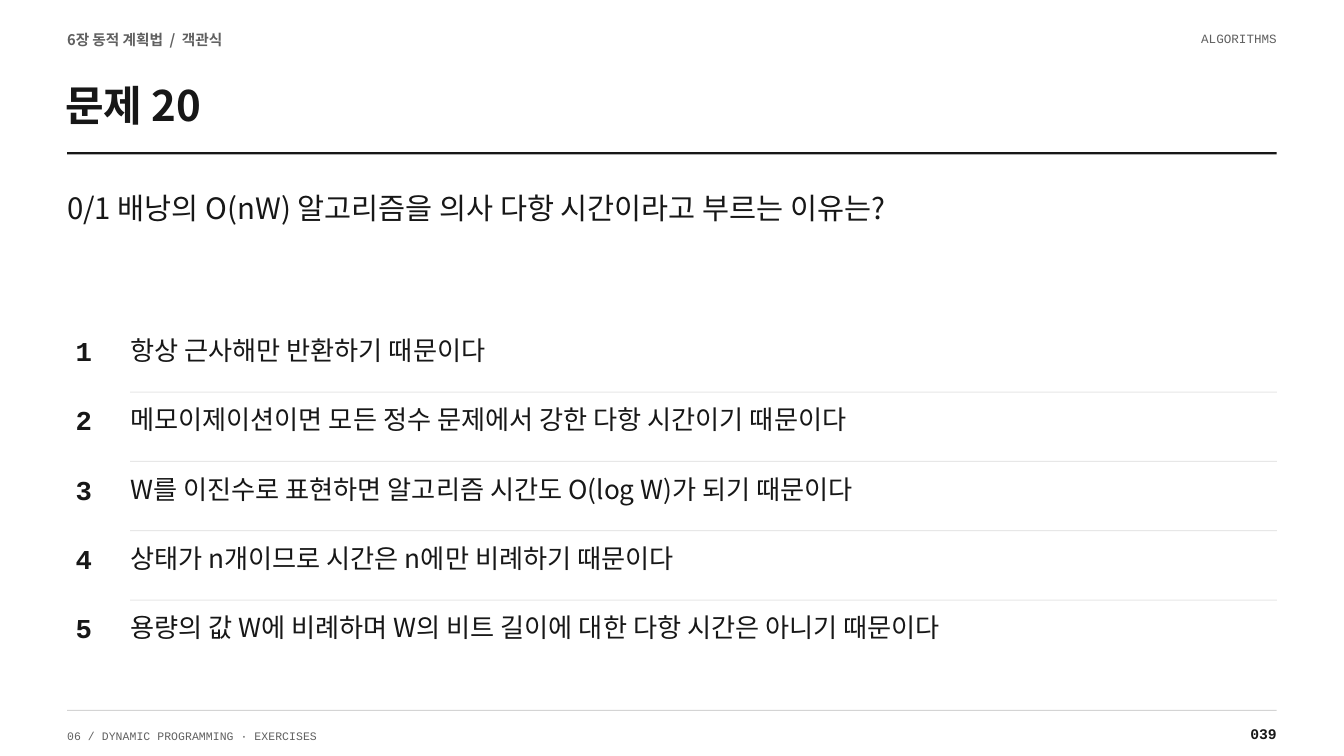
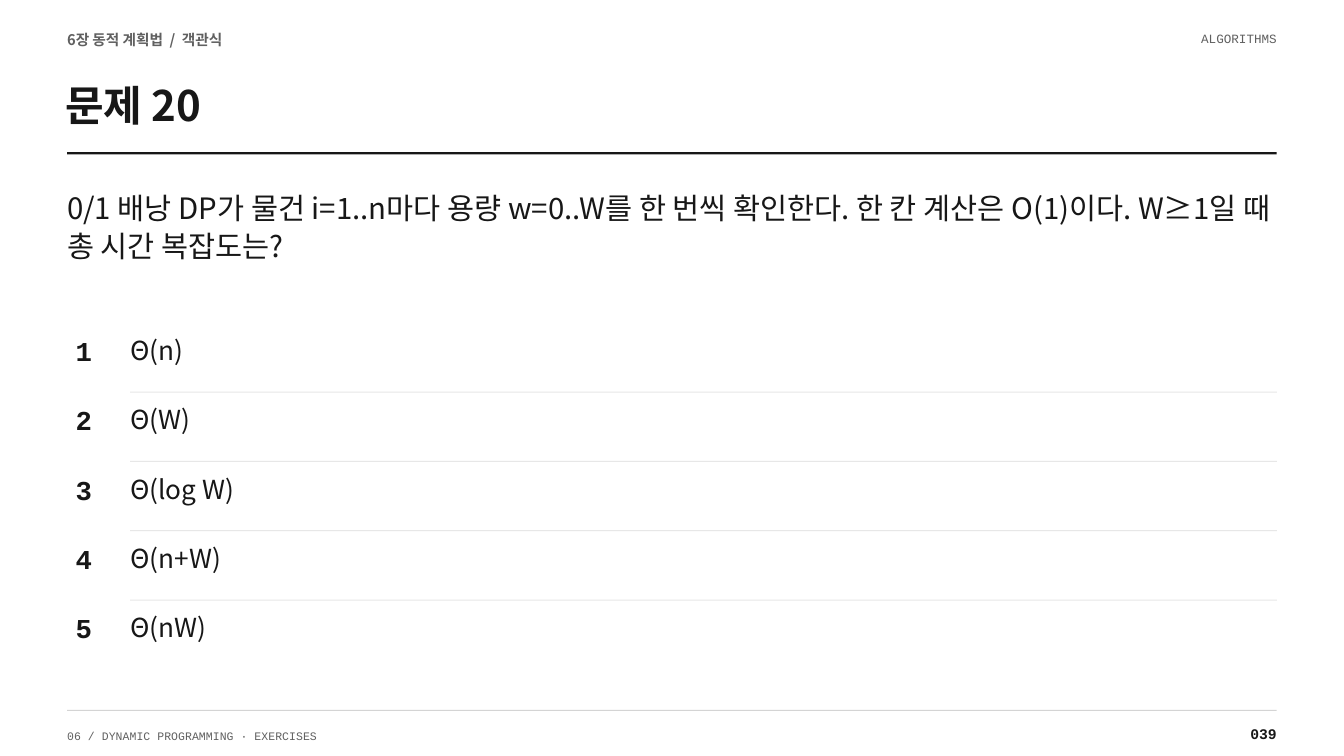
Before and after one commit to Sangdon-Park/Sangdon-Park.github.io, a slide deck: slide 39 of data/알고리즘/6장_연습문제_100문항_수업용.pptx. Drawn at 1344x756 pixels with LibreOffice and Linux fonts; fonts in the diff are those of the drawing. Boxes give left, top, right and bottom in pixels: in the first picture for what was removed or moved away, otherwise in the second. Text is boxed around its words. In the diff, an @@ line names an element or a change of style, - is before the commit and + after.

```diff
--- a/data/알고리즘/6장_연습문제_100문항_수업용.pptx
+++ b/data/알고리즘/6장_연습문제_100문항_수업용.pptx
@@ text at [67, 194, 1270, 260]: text changed @@
-0/1 배낭의 O(nW) 알고리즘을 의사 다항 시간이라고 부르는 이유는?
+0/1 배낭 DP가 물건 i=1..n마다 용량 w=0..W를 한 번씩 확인한다. 한 칸 계산은 O(1)이다. W≥1일 때 총 시간 복잡도는?
@@ text at [130, 338, 183, 365]: text changed @@
-항상 근사해만 반환하기 때문이다
+Θ(n)
@@ text at [130, 407, 190, 434]: text changed @@
-메모이제이션이면 모든 정수 문제에서 강한 다항 시간이기 때문이다
+Θ(W)
@@ text at [130, 477, 234, 506]: text changed @@
-W를 이진수로 표현하면 알고리즘 시간도 O(log W)가 되기 때문이다
+Θ(log W)
@@ text at [130, 546, 221, 573]: text changed @@
-상태가 n개이므로 시간은 n에만 비례하기 때문이다
+Θ(n+W)
@@ text at [130, 615, 206, 642]: text changed @@
-용량의 값 W에 비례하며 W의 비트 길이에 대한 다항 시간은 아니기 때문이다
+Θ(nW)
```
Also in this commit, not shown: 13 other slides changed, 11 other files.
